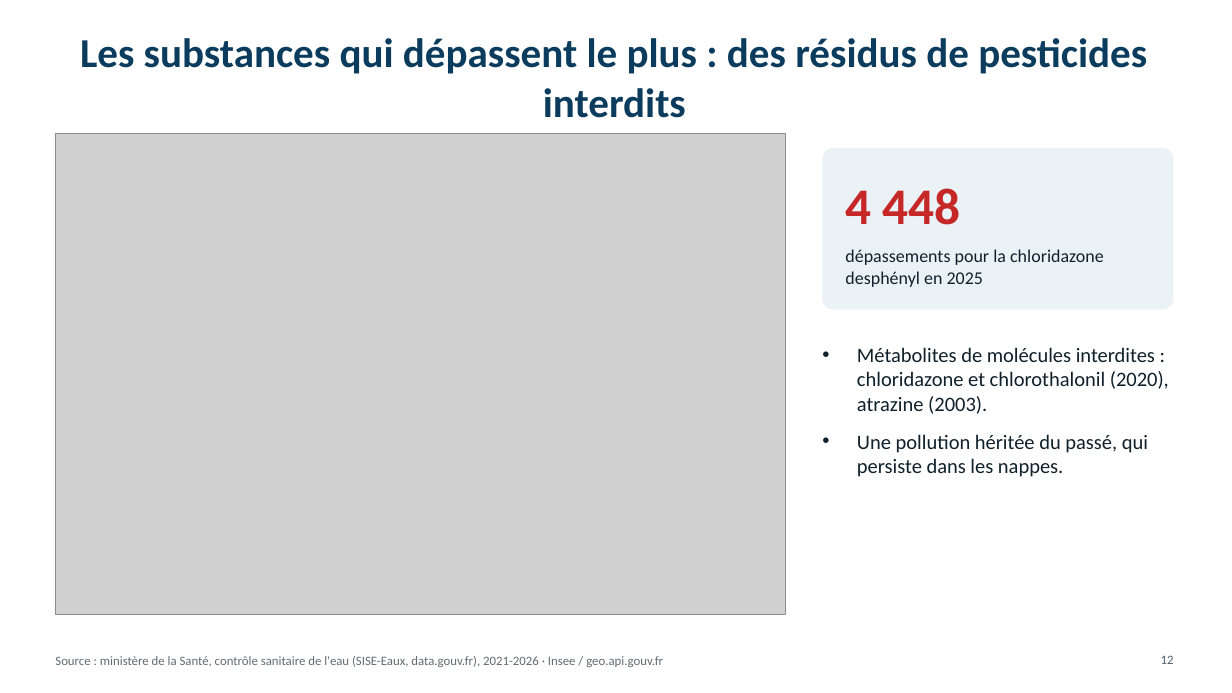
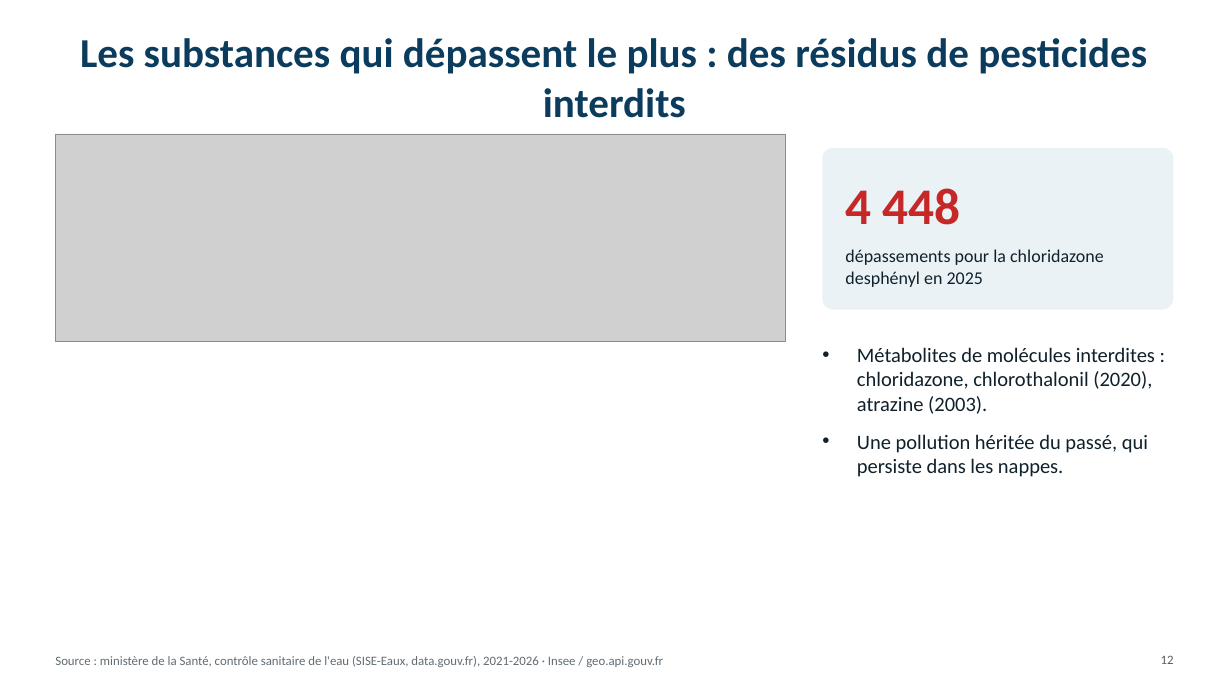
Before and after one commit to akka-ben/dataviz-qualite-eau, a slide deck: slide 12 of Presentation_Eau_du_robinet_v2.pptx. Drawn at 1232x693 pixels with LibreOffice and Linux fonts; fonts in the diff are those of the drawing; grey boxes stand for pictures. Boxes give left, top, right and bottom in pixels: in the first picture for what was removed or moved away, otherwise in the second. Text is boxed around its words. In the diff, an @@ line names an element or a change of style, - is before the commit and + after.

```diff
--- a/Presentation_Eau_du_robinet_v2.pptx
+++ b/Presentation_Eau_du_robinet_v2.pptx
@@ picture resized from (x1=55, y1=134, x2=786, y2=615) to (x1=55, y1=134, x2=786, y2=341) @@
@@ text at (x1=857, y1=347, x2=1155, y2=414): text changed @@
-• Métabolites de molécules interdites : chloridazone et chlorothalonil (2020), atrazine (2003).
+• Métabolites de molécules interdites : chloridazone, chlorothalonil (2020), atrazine (2003).
```
Also in this commit, not shown: 11 other slides changed, 23 other files.
